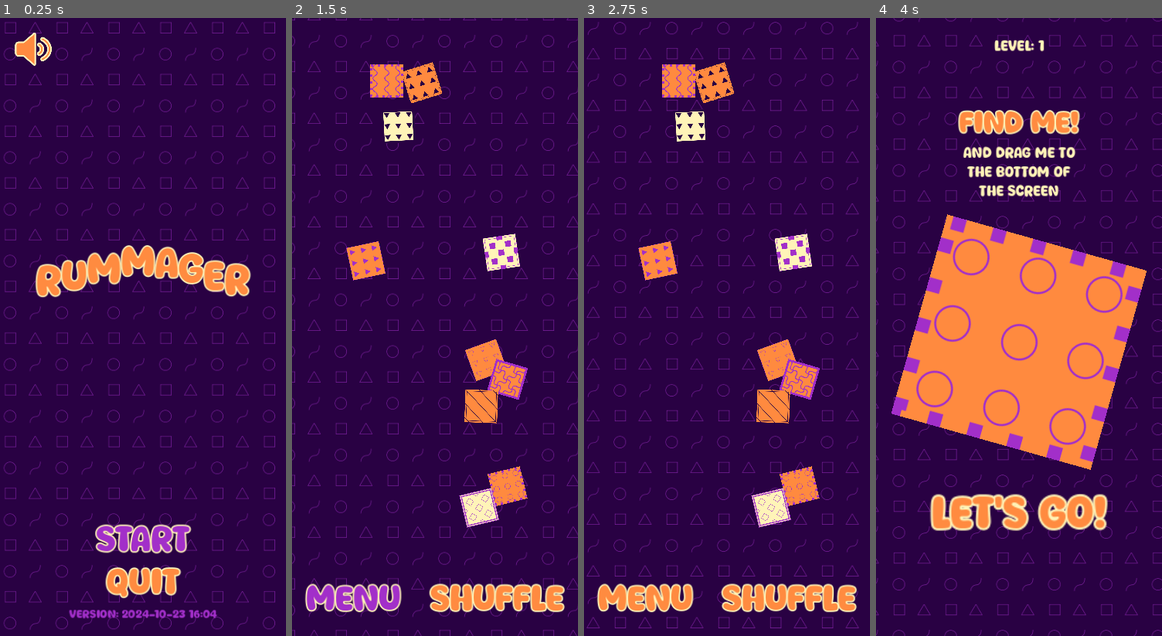
Above: before the commit, frames 1-4 (left to right).
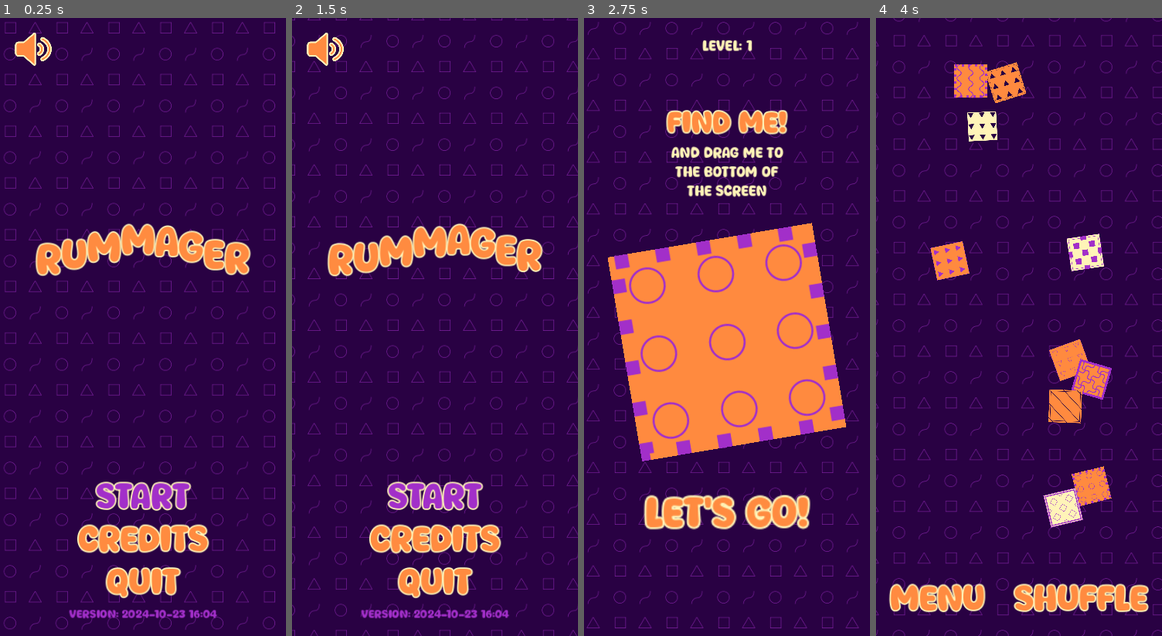
Above: after the commit, the same moments.

Repository: magopian/rummager
Game: Godot game, scene res://start_menu.tscn
The game is run twice, just before and just after one commit, with the same random seed, the same clock (stepped at 60 frames per second) and the same inputs.
Inputs (mouse positions are in pixels of both pictures, inside the frame that each line leads up to):
- Up to frame 1 (0.25 s): no input
- Up to frame 2 (1.5 s): click (435, 543) at 0.5 s, where only the run after the commit has a clickable "Credits"; click "Menu" (after the commit: "Back") at 1.25 s
- Up to frame 3 (2.75 s): click (727, 500) at 2 s, where only the run after the commit has a clickable "START"
- Up to frame 4 (4 s): click "Menu" at 2.75 s; click (1019, 543) at 3.5 s, where only the run before the commit has a clickable "START"

The runs differ from the first frame. In frame 1, 8.8% of the frame differs, in the area x 12-88%, y 33-87%; in frame 2, 16%; in frame 3, 33%; in frame 4, 34%, in the area x 4-96%, y 3-97%.

Commit message:
Add a credits screen

Diff:
--- /dev/null
+++ b/credits.gd
@@ -0,0 +1,14 @@
+extends Control
+
+
+@onready var menu_button: Button = %MenuButton
+@onready var click_to_change_scene: CanvasLayer = %ClickToChangeScene
+
+
+func _ready() -> void:
+	menu_button.pressed.connect(_on_menu_pressed)
+	click_to_change_scene.button_pressed.connect(_on_menu_pressed)
+
+
+func _on_menu_pressed() -> void:
+	get_tree().change_scene_to_file("res://start_menu.tscn")
--- /dev/null
+++ b/credits.tscn
@@ -0,0 +1,134 @@
+[gd_scene load_steps=5 format=3 uid="uid://ct2scx7cvkxmg"]
+
+[ext_resource type="PackedScene" uid="uid://hbrjciajmnpf" path="res://scrolling_background.tscn" id="1_4n2jc"]
+[ext_resource type="Script" path="res://credits.gd" id="1_efaty"]
+[ext_resource type="PackedScene" uid="uid://dfmg6das6l6cp" path="res://click_to_change_scene.tscn" id="2_gk6pj"]
+
+[sub_resource type="StyleBoxEmpty" id="StyleBoxEmpty_qchel"]
+
+[node name="Credits" type="Control"]
+layout_mode = 3
+anchors_preset = 15
+anchor_right = 1.0
+anchor_bottom = 1.0
+grow_horizontal = 2
+grow_vertical = 2
+script = ExtResource("1_efaty")
+
+[node name="ClickToChangeScene" parent="." instance=ExtResource("2_gk6pj")]
+unique_name_in_owner = true
+
+[node name="ScrollingBackground" parent="ClickToChangeScene" instance=ExtResource("1_4n2jc")]
+mouse_filter = 2
+
+[node name="MarginContainer" type="MarginContainer" parent="ClickToChangeScene"]
+anchors_preset = 15
+anchor_right = 1.0
+anchor_bottom = 1.0
+grow_horizontal = 2
+grow_vertical = 2
+mouse_filter = 2
+theme_override_constants/margin_left = 20
+theme_override_constants/margin_top = 20
+theme_override_constants/margin_right = 20
+theme_override_constants/margin_bottom = 20
+
+[node name="VBoxContainer" type="VBoxContainer" parent="ClickToChangeScene/MarginContainer"]
+layout_mode = 2
+mouse_filter = 2
+
+[node name="RichTextLabel" type="RichTextLabel" parent="ClickToChangeScene/MarginContainer/VBoxContainer"]
+clip_contents = false
+layout_mode = 2
+mouse_filter = 2
+theme_override_colors/default_color = Color(1, 0.545098, 0.25098, 1)
+theme_override_colors/font_outline_color = Color(1, 0.956863, 0.721569, 1)
+theme_override_constants/outline_size = 8
+theme_override_font_sizes/normal_font_size = 56
+bbcode_enabled = true
+text = "[center][wave freq=5 amp=150]Credits[/wave][/center]"
+fit_content = true
+scroll_active = false
+
+[node name="Control" type="Control" parent="ClickToChangeScene/MarginContainer/VBoxContainer"]
+layout_mode = 2
+size_flags_vertical = 3
+mouse_filter = 2
+
+[node name="Label" type="Label" parent="ClickToChangeScene/MarginContainer/VBoxContainer"]
+layout_mode = 2
+theme_override_colors/font_color = Color(1, 0.545098, 0.25098, 1)
+theme_override_colors/font_outline_color = Color(1, 0.956863, 0.721569, 1)
+theme_override_constants/outline_size = 8
+theme_override_font_sizes/font_size = 48
+text = "Music"
+horizontal_alignment = 1
+
+[node name="LinkButton" type="LinkButton" parent="ClickToChangeScene/MarginContainer/VBoxContainer"]
+layout_mode = 2
+size_flags_horizontal = 4
+theme_override_colors/font_color = Color(1, 0.545098, 0.25098, 1)
+theme_override_colors/font_focus_color = Color(1, 0.545098, 0.25098, 1)
+theme_override_colors/font_pressed_color = Color(1, 0.545098, 0.25098, 1)
+theme_override_colors/font_hover_color = Color(0.635294, 0.184314, 0.788235, 1)
+theme_override_colors/font_hover_pressed_color = Color(0.635294, 0.184314, 0.788235, 1)
+theme_override_colors/font_outline_color = Color(1, 0.956863, 0.721569, 1)
+theme_override_constants/outline_size = 8
+theme_override_font_sizes/font_size = 24
+text = "Nicolas Berland"
+uri = "https://www.youtube.com/@celthyan-music1118/videos"
+
+[node name="Control3" type="Control" parent="ClickToChangeScene/MarginContainer/VBoxContainer"]
+layout_mode = 2
+size_flags_vertical = 3
+mouse_filter = 2
+
+[node name="Label2" type="Label" parent="ClickToChangeScene/MarginContainer/VBoxContainer"]
+layout_mode = 2
+theme_override_colors/font_color = Color(1, 0.545098, 0.25098, 1)
+theme_override_colors/font_outline_color = Color(1, 0.956863, 0.721569, 1)
+theme_override_constants/outline_size = 8
+theme_override_font_sizes/font_size = 48
+text = "Huge thanks"
+horizontal_alignment = 1
+
+[node name="Label3" type="Label" parent="ClickToChangeScene/MarginContainer/VBoxContainer"]
+custom_minimum_size = Vector2(10, 10)
+layout_mode = 2
+theme_override_colors/font_color = Color(1, 0.545098, 0.25098, 1)
+theme_override_colors/font_outline_color = Color(1, 0.956863, 0.721569, 1)
+theme_override_constants/outline_size = 8
+theme_override_font_sizes/font_size = 24
+text = "To my family and friends"
+horizontal_alignment = 1
+autowrap_mode = 2
+
+[node name="Control2" type="Control" parent="ClickToChangeScene/MarginContainer/VBoxContainer"]
+layout_mode = 2
+size_flags_vertical = 3
+mouse_filter = 2
+
+[node name="MenuButton" type="Button" parent="ClickToChangeScene/MarginContainer/VBoxContainer"]
+unique_name_in_owner = true
+layout_mode = 2
+theme_override_colors/font_hover_pressed_color = Color(0.635294, 0.184314, 0.788235, 1)
+theme_override_colors/font_hover_color = Color(0.635294, 0.184314, 0.788235, 1)
+theme_override_colors/font_pressed_color = Color(0.635294, 0.184314, 0.788235, 1)
+theme_override_colors/font_focus_color = Color(0.635294, 0.184314, 0.788235, 1)
+theme_override_colors/font_color = Color(1, 0.545098, 0.25098, 1)
+theme_override_colors/font_outline_color = Color(1, 0.956863, 0.721569, 1)
+theme_override_constants/outline_size = 8
+theme_override_font_sizes/font_size = 48
+theme_override_styles/focus = SubResource("StyleBoxEmpty_qchel")
+theme_override_styles/disabled_mirrored = SubResource("StyleBoxEmpty_qchel")
+theme_override_styles/disabled = SubResource("StyleBoxEmpty_qchel")
+theme_override_styles/hover_pressed_mirrored = SubResource("StyleBoxEmpty_qchel")
+theme_override_styles/hover_pressed = SubResource("StyleBoxEmpty_qchel")
+theme_override_styles/hover_mirrored = SubResource("StyleBoxEmpty_qchel")
+theme_override_styles/hover = SubResource("StyleBoxEmpty_qchel")
+theme_override_styles/pressed_mirrored = SubResource("StyleBoxEmpty_qchel")
+theme_override_styles/pressed = SubResource("StyleBoxEmpty_qchel")
+theme_override_styles/normal_mirrored = SubResource("StyleBoxEmpty_qchel")
+theme_override_styles/normal = SubResource("StyleBoxEmpty_qchel")
+text = "Back
+"
--- a/global.gd
+++ b/global.gd
@@ -16,6 +16,6 @@
 	return user_prefs.level
 
 
-func set_level(level: int) -> void:
-	user_prefs.level = level
+func set_level(new_level: int) -> void:
+	user_prefs.level = new_level
 	user_prefs.save()
--- a/start_menu.gd
+++ b/start_menu.gd
@@ -2,6 +2,7 @@
 
 @onready var continue_button: Button = %ContinueButton
 @onready var start_button: Button = %StartButton
+@onready var credits_button: Button = %CreditsButton
 @onready var quit_button: Button = %QuitButton
 @onready var version_label: Label = %VersionLabel
 
@@ -16,6 +17,7 @@
 		start_button.grab_focus()
 	continue_button.pressed.connect(_on_continue_button_pressed)
 	start_button.pressed.connect(_on_start_button_pressed)
+	credits_button.pressed.connect(_on_credits_pressed)
 	quit_button.pressed.connect(_on_quit_button_pressed)
 	version_label.text += ProjectSettings.get_setting("application/config/version")
 
@@ -29,5 +31,9 @@
 	get_tree().change_scene_to_file("res://game.tscn")
 
 
+func _on_credits_pressed() -> void:
+	get_tree().change_scene_to_file("res://credits.tscn")
+
+
 func _on_quit_button_pressed() -> void:
 	get_tree().quit()
--- a/start_menu.tscn
+++ b/start_menu.tscn
@@ -109,6 +109,31 @@
 theme_override_styles/normal = SubResource("StyleBoxEmpty_3y813")
 text = "START"
 
+[node name="CreditsButton" type="Button" parent="MarginContainer/VBoxContainer"]
+unique_name_in_owner = true
+layout_mode = 2
+theme_override_colors/font_hover_pressed_color = Color(0.635294, 0.184314, 0.788235, 1)
+theme_override_colors/font_hover_color = Color(0.635294, 0.184314, 0.788235, 1)
+theme_override_colors/font_pressed_color = Color(0.635294, 0.184314, 0.788235, 1)
+theme_override_colors/font_focus_color = Color(0.635294, 0.184314, 0.788235, 1)
+theme_override_colors/font_color = Color(1, 0.545098, 0.25098, 1)
+theme_override_colors/font_outline_color = Color(1, 0.956863, 0.721569, 1)
+theme_override_constants/outline_size = 8
+theme_override_font_sizes/font_size = 48
+theme_override_styles/focus = SubResource("StyleBoxEmpty_3y813")
+theme_override_styles/disabled_mirrored = SubResource("StyleBoxEmpty_3y813")
+theme_override_styles/disabled = SubResource("StyleBoxEmpty_3y813")
+theme_override_styles/hover_pressed_mirrored = SubResource("StyleBoxEmpty_3y813")
+theme_override_styles/hover_pressed = SubResource("StyleBoxEmpty_3y813")
+theme_override_styles/hover_mirrored = SubResource("StyleBoxEmpty_3y813")
+theme_override_styles/hover = SubResource("StyleBoxEmpty_3y813")
+theme_override_styles/pressed_mirrored = SubResource("StyleBoxEmpty_3y813")
+theme_override_styles/pressed = SubResource("StyleBoxEmpty_3y813")
+theme_override_styles/normal_mirrored = SubResource("StyleBoxEmpty_3y813")
+theme_override_styles/normal = SubResource("StyleBoxEmpty_3y813")
+text = "Credits
+"
+
 [node name="QuitButton" type="Button" parent="MarginContainer/VBoxContainer"]
 unique_name_in_owner = true
 layout_mode = 2
